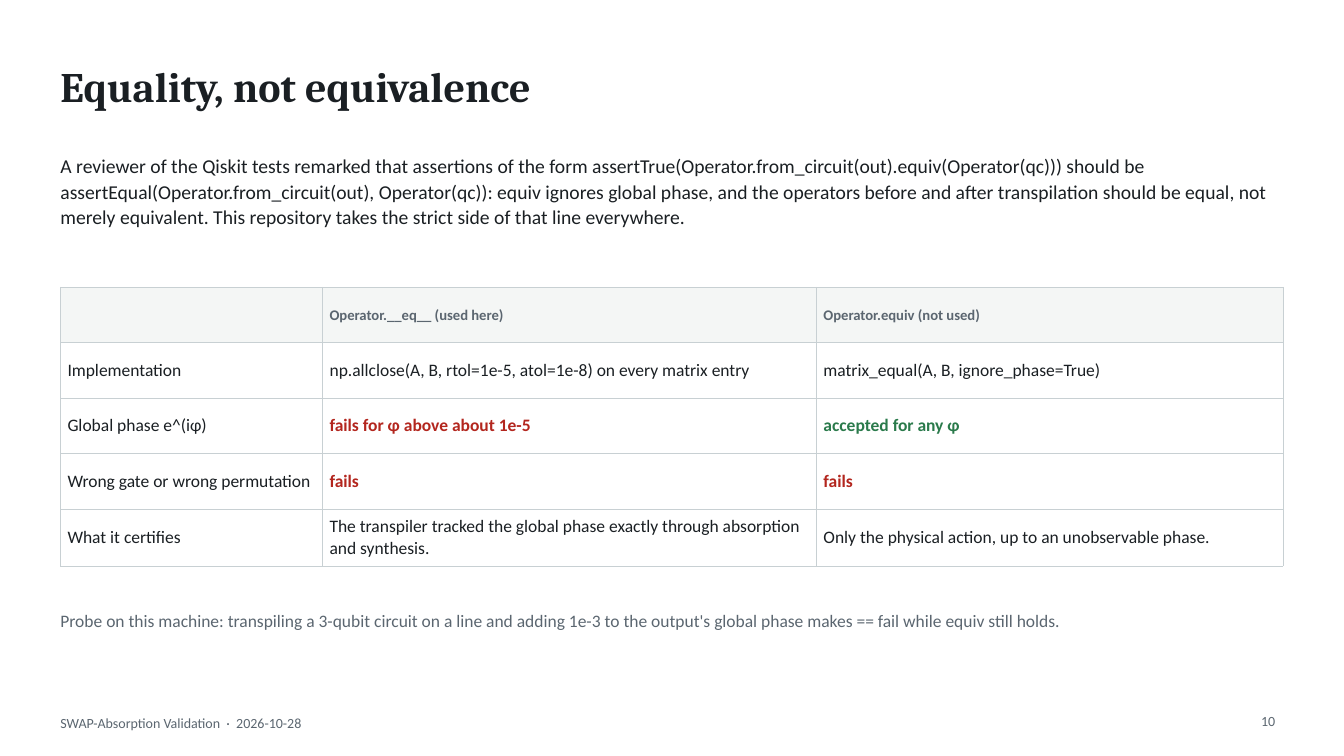
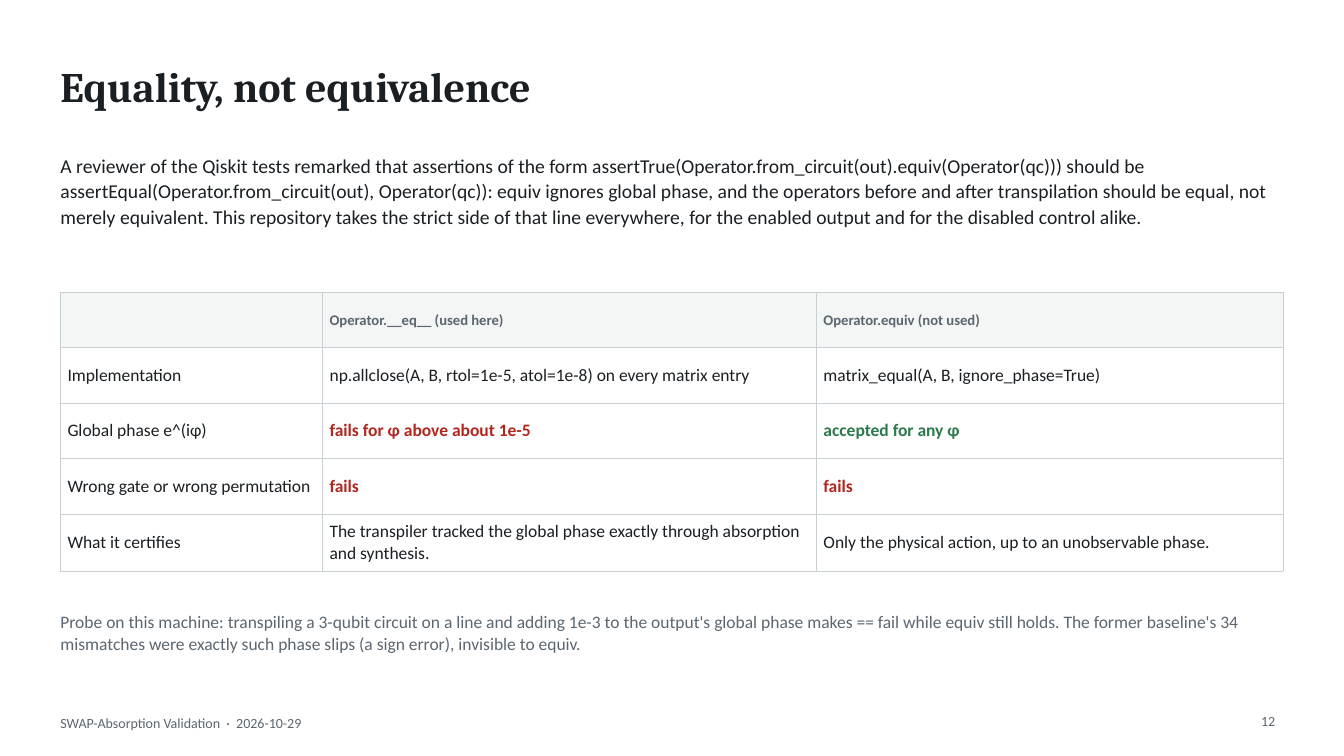
Before and after one commit to AI-native-Systems-Research/qiskit-swap-asbsorption-validation, a slide deck: slide 12 of swap_absorption_validation.pptx (slide 10 before the commit). Drawn at 1344x756 pixels with LibreOffice and Linux fonts; fonts in the diff are those of the drawing. Boxes give left, top, right and bottom in pixels: in the first picture for what was removed or moved away, otherwise in the second. Text is boxed around its words. In the diff, an @@ line names an element or a change of style, - is before the commit and + after.

```diff
--- a/swap_absorption_validation.pptx
+++ b/swap_absorption_validation.pptx
@@ text at bbox=[60, 159, 1266, 227]: text changed @@
-A reviewer of the Qiskit tests remarked that assertions of the form assertTrue(Operator.from_circuit(out).equiv(Operator(qc))) should be assertEqual(Operator.from_circuit(out), Operator(qc)): equiv ignores global phase, and the operators before and after transpilation should be equal, not merely equivalent. This repository takes the strict side of that line everywhere.
+A reviewer of the Qiskit tests remarked that assertions of the form assertTrue(Operator.from_circuit(out).equiv(Operator(qc))) should be assertEqual(Operator.from_circuit(out), Operator(qc)): equiv ignores global phase, and the operators before and after transpilation should be equal, not merely equivalent. This repository takes the strict side of that line everywhere, for the enabled output and for the disabled control alike.
@@ table: place and size @@
-table at bbox=[60, 287, 1284, 561]
+table at bbox=[60, 292, 1284, 566]
@@ text at bbox=[60, 616, 1238, 653]: text changed @@
-Probe on this machine: transpiling a 3-qubit circuit on a line and adding 1e-3 to the output's global phase makes == fail while equiv still holds.
+Probe on this machine: transpiling a 3-qubit circuit on a line and adding 1e-3 to the output's global phase makes == fail while equiv still holds. The former baseline's 34 mismatches were exactly such phase slips (a sign error), invisible to equiv.
@@ text at bbox=[60, 718, 301, 730]: text changed @@
-SWAP-Absorption Validation · 2026-10-28
+SWAP-Absorption Validation · 2026-10-29
@@ page number at bbox=[1261, 717, 1275, 726]: text changed @@
-10
+12
```
Also in this commit, not shown: 16 other slides changed, 3 slides added, 1 slide removed, 5 other files.
